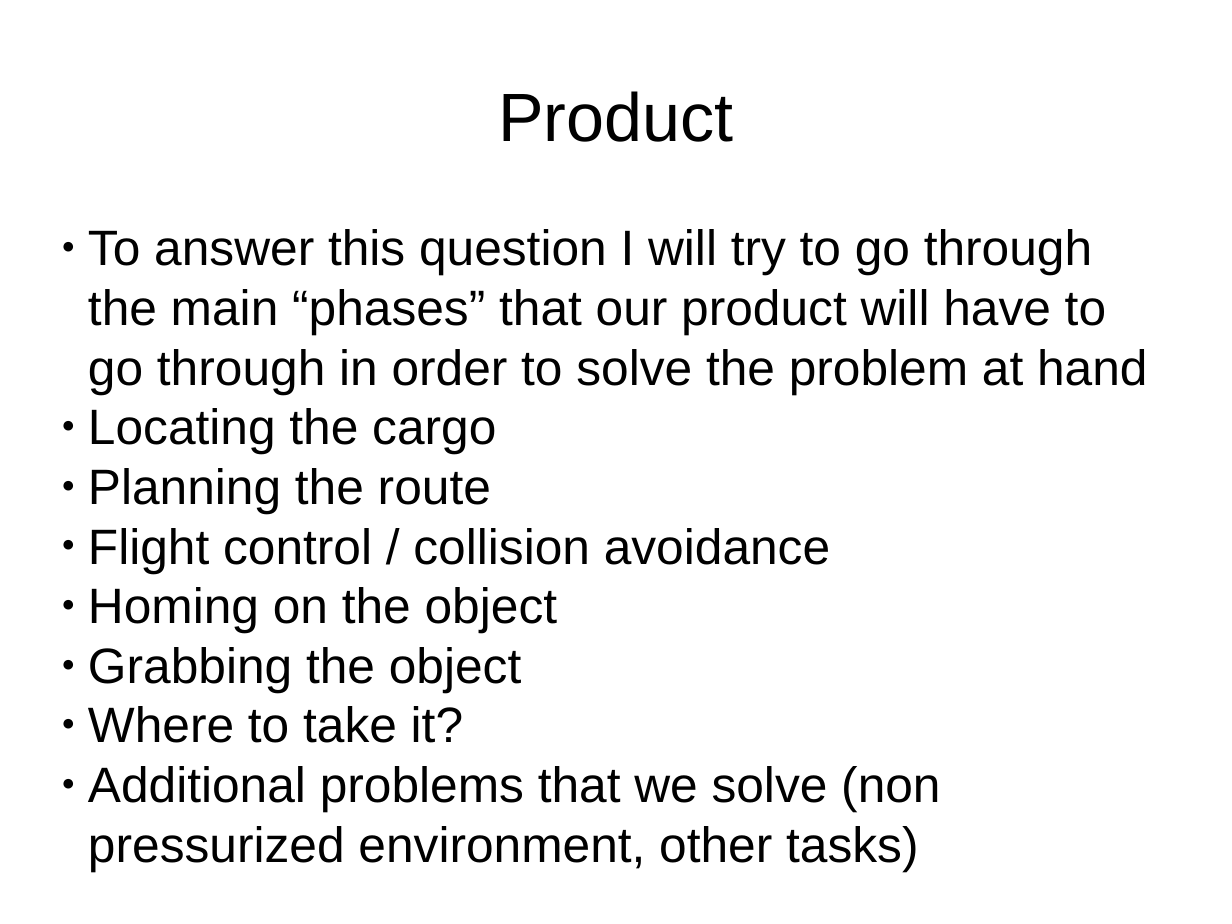
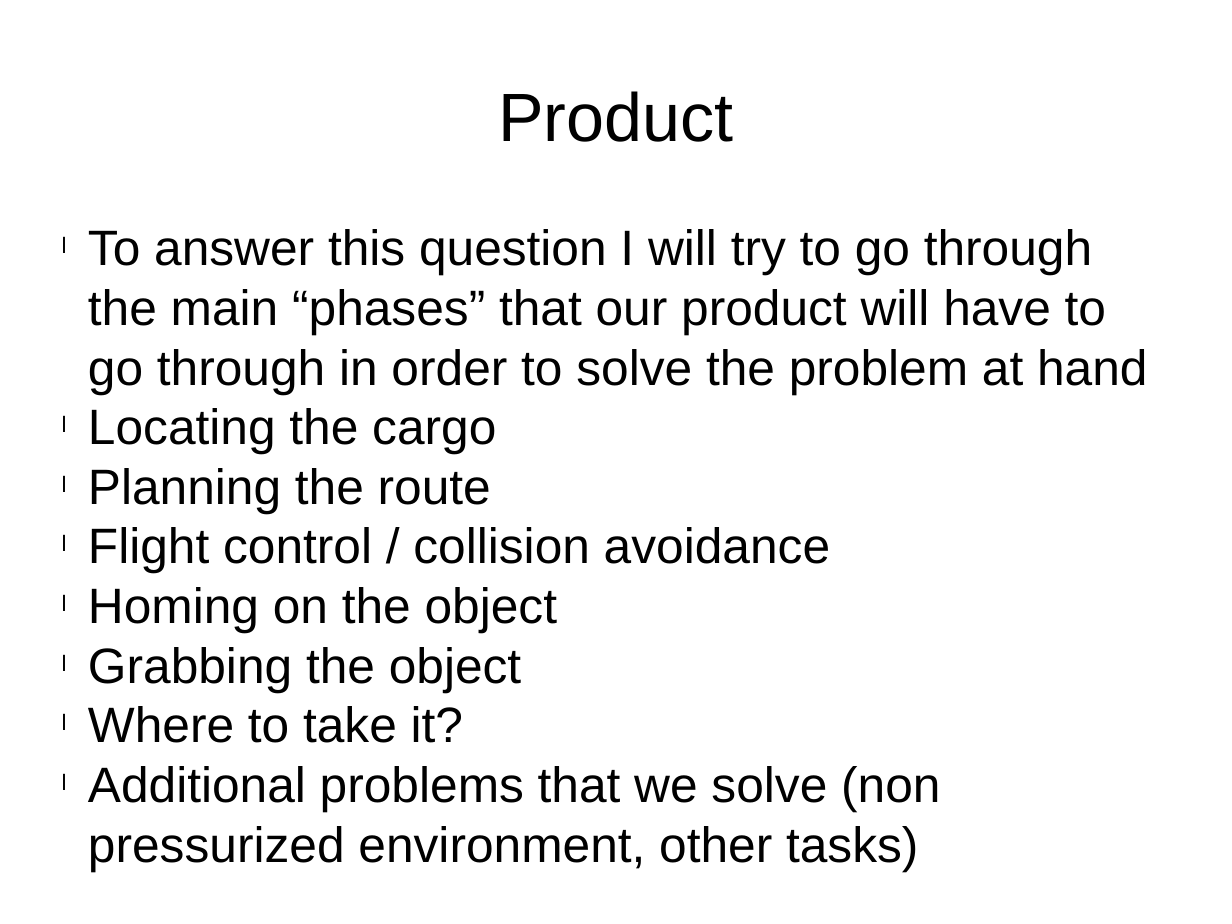
Before and after one commit to aleksandarbozic/nasa_space_apps_2015, a slide deck: slide 6 of Skeleton presentation.pptx. Drawn at 1232x924 pixels with LibreOffice and Linux fonts; fonts in the diff are those of the drawing. Boxes give left, top, right and bottom in pixels: in the first picture for what was removed or moved away, otherwise in the second. Text is boxed around its words. In the diff, an @@ line names an element or a change of style, - is before the commit and + after.

```diff
--- a/Skeleton presentation.pptx
+++ b/Skeleton presentation.pptx
@@ text "To answer this question I ..." at box(88, 229, 1147, 871): bullet ● to l @@
```
Also in this commit, not shown: 5 other slides changed.
